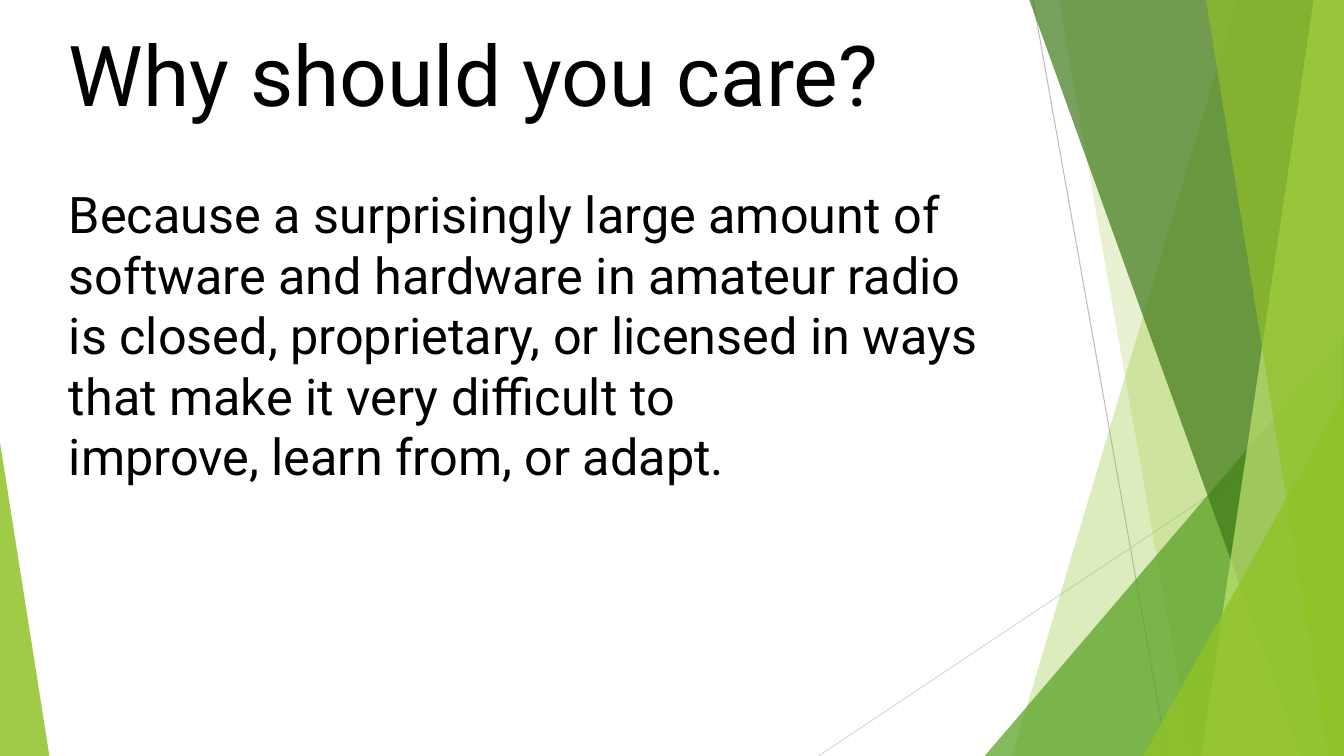
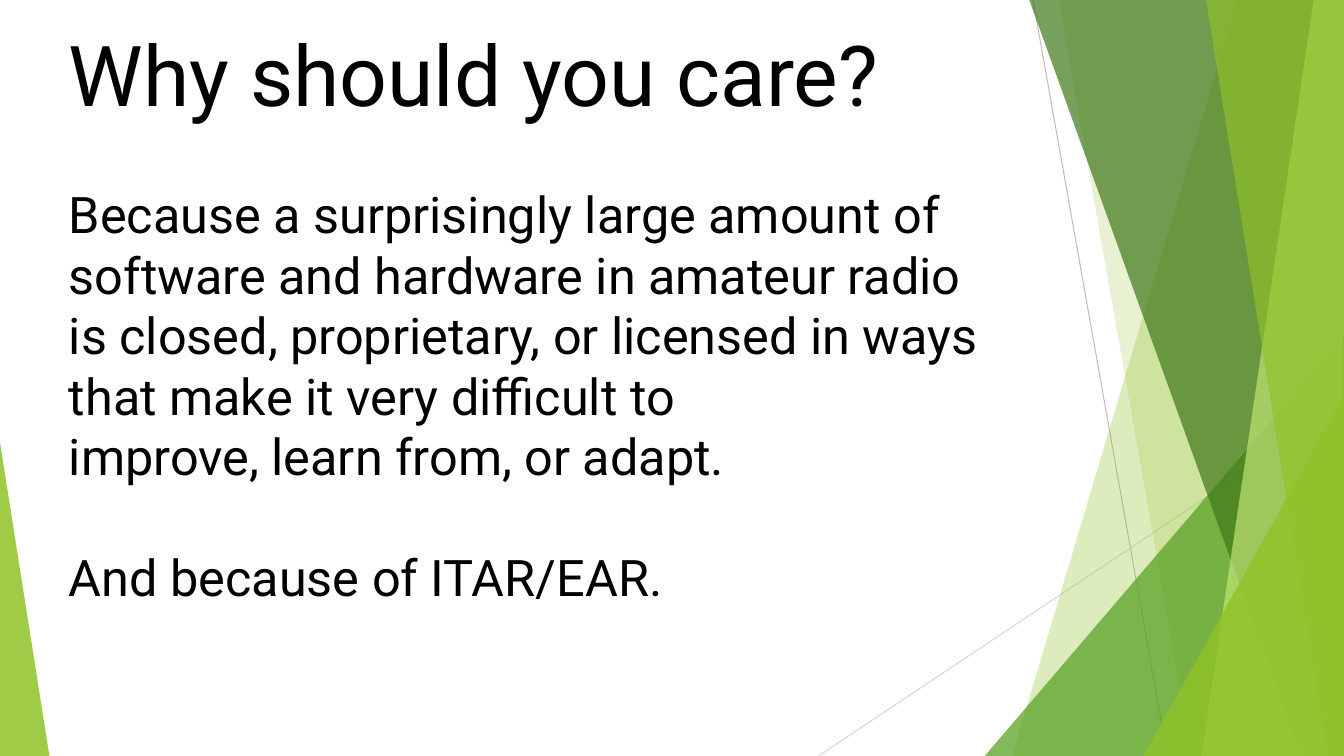
Before and after one commit to OpenResearchInstitute/documents, a slide deck: slide 5 of Papers_Articles_Presentations/Slide_Presentations/20180518Phase4ProjectHamvention.pptx. Drawn at 1344x756 pixels with LibreOffice and Linux fonts; fonts in the diff are those of the drawing. Boxes give left, top, right and bottom in pixels: in the first picture for what was removed or moved away, otherwise in the second. Text is boxed around its words. In the diff, an @@ line names an element or a change of style, - is before the commit and + after.

Commit message:
updated presentation

```diff
--- a/Papers_Articles_Presentations/Slide_Presentations/20180518Phase4ProjectHamvention.pptx
+++ b/Papers_Articles_Presentations/Slide_Presentations/20180518Phase4ProjectHamvention.pptx
@@ text at [69, 436, 724, 599]: text changed @@
-improve, learn from, or adapt.
+improve, learn from, or adapt.
+And because of ITAR/EAR.
```
Also in this commit, not shown: 2 other slides changed, 1 other file.
